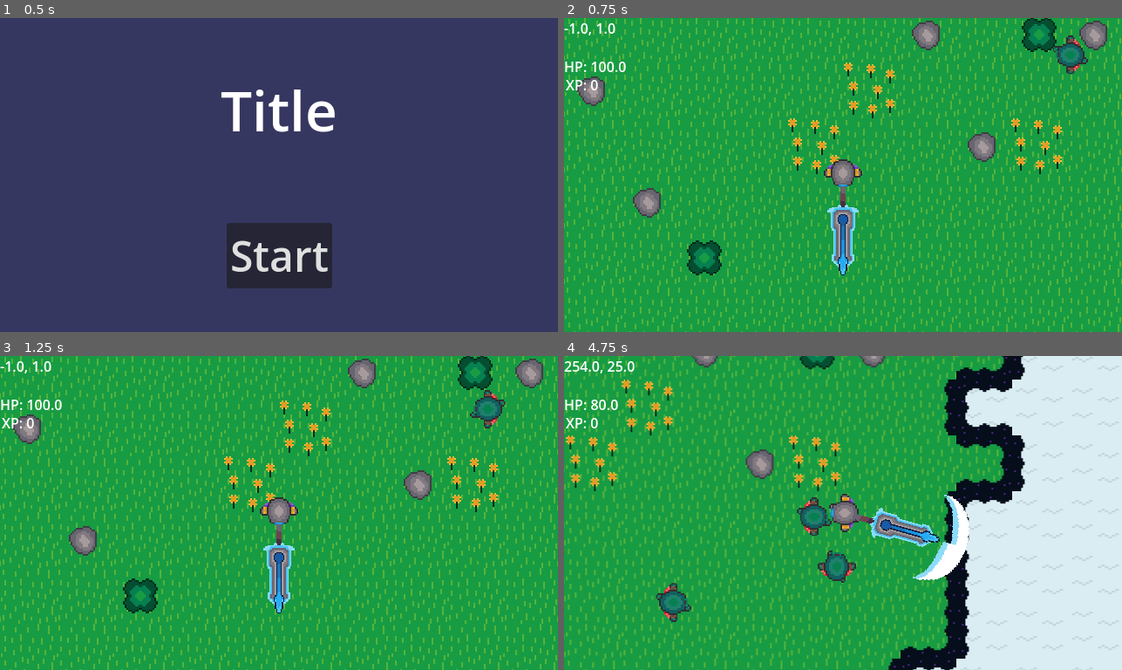
Above: before the commit, frames 1-4 (two rows, left to right).
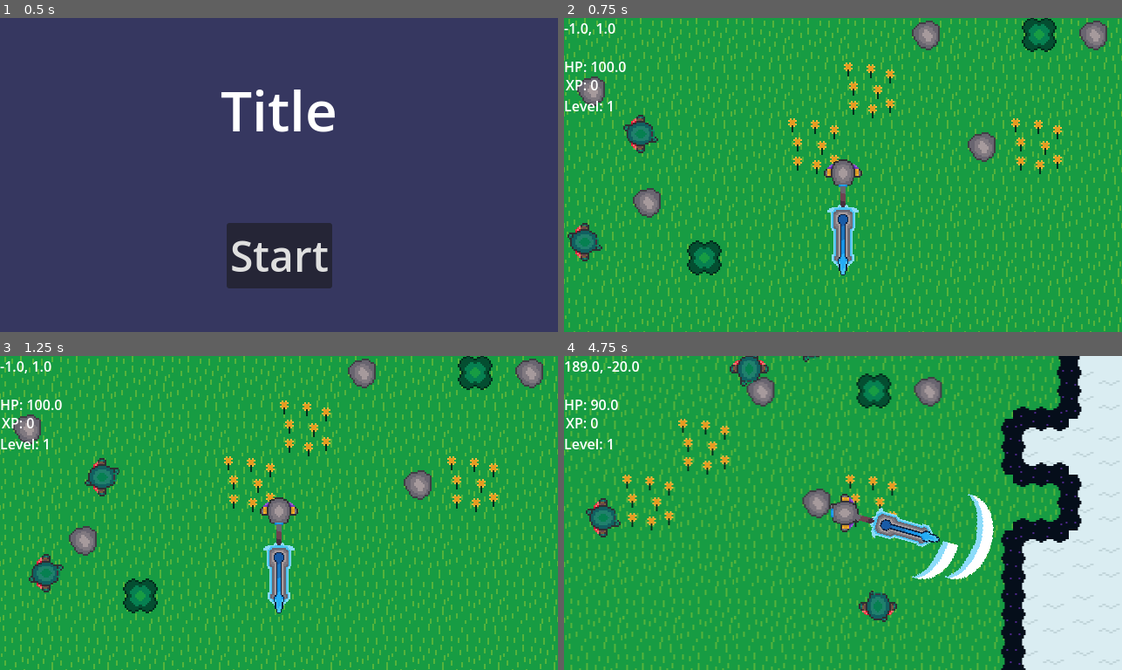
Above: after the commit, the same moments.

Repository: coder1015/real-roguelite
Game: Godot game, scene res://Scenes/main_menu.tscn
Same seed, same stepped clock (60 frames per second), same inputs: the game is played once before the commit and once after it.
Inputs (mouse positions are in pixels of both pictures, inside the frame that each line leads up to):
- Up to frame 1 (0.5 s): no input
- Up to frame 2 (0.75 s): click "Start" at 0.5 s
- Up to frame 3 (1.25 s): no input
- Up to frame 4 (4.75 s): move the mouse to (965, 497) at 1.27 s; press the mouse at (965, 497) at 1.28 s; hold D (move_right) 1.28-2.03 s; move the mouse to (731, 528) at 2.02 s; release the mouse at (731, 528) at 2.03 s; hold S (move_down) 2.03-2.78 s; click (731, 528) at 2.1 s; move the mouse to (898, 443) at 2.77 s; press the mouse at (898, 443) at 2.78 s; hold D (move_right) 2.78-3.53 s; move the mouse to (815, 575) at 3.52 s; release the mouse at (815, 575) at 3.53 s; hold W (move_up) 3.53-4.28 s; click (815, 575) at 3.6 s; move the mouse to (1010, 560) at 4.27 s; press the mouse at (1010, 560) at 4.28 s; hold A (move_left) from 4.28 s (still down)

Frame 1 is identical in both runs. In frame 2, 1.4% of the frame differs, in the area x 0-94%, y 5-78%; in frame 3, 1.4%; in frame 4, 41%, in the area x 0-100%, y 0-100%.

Commit message:
some fixes

Diff:
--- a/real-roguelike-godot-name/Scenes/hud.tscn
+++ b/real-roguelike-godot-name/Scenes/hud.tscn
@@ -22,7 +22,6 @@
 offset_bottom = 88.0
 
 [node name="PlayerLevel" type="Label" parent="." unique_id=598677493]
-visible = false
 offset_top = 89.0
 offset_right = 40.0
 offset_bottom = 112.0
--- a/real-roguelike-godot-name/Scenes/player.tscn
+++ b/real-roguelike-godot-name/Scenes/player.tscn
@@ -4,7 +4,7 @@
 [ext_resource type="Texture2D" uid="uid://cvbbsapode1sk" path="res://Assets/art/Test knight/Test knight walking sprite sheet.png" id="2_onrkg"]
 [ext_resource type="Script" uid="uid://c1446xttna5p6" path="res://Scripts/hurtbox.gd" id="4_vgqql"]
 [ext_resource type="PackedScene" uid="uid://sqyvb2so7wxw" path="res://Scenes/weapon_system.tscn" id="5_fkybt"]
-[ext_resource type="Script" uid="uid://x0p6t86b7j7d" path="res://Scenes/input_handler.gd" id="5_x3wgy"]
+[ext_resource type="Script" uid="uid://x0p6t86b7j7d" path="res://Scripts/input_handler.gd" id="5_x3wgy"]
 
 [sub_resource type="AtlasTexture" id="AtlasTexture_6t5aa"]
 atlas = ExtResource("2_onrkg")
--- a/real-roguelike-godot-name/Scripts/armor_generator.gd
+++ b/real-roguelike-godot-name/Scripts/armor_generator.gd
@@ -33,7 +33,11 @@
 	for i in stat_count:
 		var stat_name = all_stats[i]
 		var range = Globals.STATS[stat_name][rarity]
-		result[stat_name] = randi_range(range[0], range[1])
+
+		if range[0] is float or range[1] is float:
+			result[stat_name] = randf_range(range[0], range[1])
+		else:
+			result[stat_name] = randi_range(range[0], range[1])
 
 	return result
 
--- a/real-roguelike-godot-name/Scripts/armor_manager.gd
+++ b/real-roguelike-godot-name/Scripts/armor_manager.gd
@@ -8,16 +8,17 @@
 
 
 func equip(armor: Dictionary):
+	var player = get_tree().get_first_node_in_group("player")
+	var old_max_hp = player.max_hp
 	# Equips armor in that slot, old armor disappears
 	equipped[armor.type] = armor
 
 	# Tell player to recalculate stats
-	var player = get_tree().get_first_node_in_group("player")
 	if player:
-		player.recalculate_stats()
+		player.recalculate_stats(old_max_hp)
 
 
-func get_stat_total(stat_name: String) -> int:
+func get_stat_total(stat_name: String) -> float:
 	# Adds up a given stat across all three equipped pieces
 	var total = 0
 	for slot in equipped:
--- a/real-roguelike-godot-name/Scripts/armor_menu.gd
+++ b/real-roguelike-godot-name/Scripts/armor_menu.gd
@@ -54,7 +54,10 @@
 
 	for stat in armor.stats:
 		var label = Label.new()
-		label.text = stat + ": " + str(armor.stats[stat])
+		if armor.stats[stat] is float:
+			label.text = stat + ": " + str(snappedf(armor.stats[stat], 0.01))
+		else:
+			label.text = stat + ": " + str(armor.stats[stat])
 		stats_container.add_child(label)
 
 
--- a/real-roguelike-godot-name/Scripts/equip_popup.gd
+++ b/real-roguelike-godot-name/Scripts/equip_popup.gd
@@ -27,7 +27,10 @@
 	var stats_container = $PanelContainer/VBoxContainer/HBoxContainer/NewArmorPanel/NewArmorStats
 	for stat in new_armor.stats:
 		var label = Label.new()
-		label.text = stat + ": " + str(new_armor.stats[stat])
+		if new_armor.stats[stat] is float:
+			label.text = stat + ": " + str(snappedf(new_armor.stats[stat], 0.01))
+		else:
+			label.text = stat + ": " + str(new_armor.stats[stat])
 		stats_container.add_child(label)
 
 
@@ -47,7 +50,10 @@
 
 	for stat in current.stats:
 		var label = Label.new()
-		label.text = stat + ": " + str(current.stats[stat])
+		if current.stats[stat] is float:
+			label.text = stat + ": " + str(snappedf(current.stats[stat], 0.01))
+		else:
+			label.text = stat + ": " + str(current.stats[stat])
 		stats_container.add_child(label)
 
 
@@ -59,6 +65,8 @@
 
 
 func _on_close_pressed():
+	if drop_ref:
+		drop_ref.queue_free()
 	close()
 
 
--- a/real-roguelike-godot-name/Scripts/globals.gd
+++ b/real-roguelike-godot-name/Scripts/globals.gd
@@ -42,17 +42,17 @@
 
 const ARMOR_TYPES = ["Head", "Chest", "Legs"]
 
-# 9 placeholder stats with ranges per rarity [min, max]
+# 9  stats with ranges per rarity [min, max]
 const STATS = {
-	"max_hp": { Rarity.COMMON: [1, 5],   Rarity.RARE: [4, 10],  Rarity.EPIC: [8, 20]  },
-	"defense": { Rarity.COMMON: [1, 5],   Rarity.RARE: [4, 10],  Rarity.EPIC: [8, 20]  },
-	"speed": { Rarity.COMMON: [1, 5],   Rarity.RARE: [4, 10],  Rarity.EPIC: [8, 20]  },
-	"attack": { Rarity.COMMON: [1, 5],   Rarity.RARE: [4, 10],  Rarity.EPIC: [8, 20]  },
-	"crit_rate": { Rarity.COMMON: [1, 5],   Rarity.RARE: [4, 10],  Rarity.EPIC: [8, 20]  },
-	"auto_damage": { Rarity.COMMON: [1, 5],   Rarity.RARE: [4, 10],  Rarity.EPIC: [8, 20]  },
-	"auto_speed": { Rarity.COMMON: [1, 5],   Rarity.RARE: [4, 10],  Rarity.EPIC: [8, 20]  },
-	"proj_speed": { Rarity.COMMON: [1, 5],   Rarity.RARE: [4, 10],  Rarity.EPIC: [8, 20]  },
-	"pierce": { Rarity.COMMON: [1, 5],   Rarity.RARE: [4, 10],  Rarity.EPIC: [8, 20]  },
+	"max_hp": { Rarity.COMMON: [5, 20],   Rarity.RARE: [18, 32],  Rarity.EPIC: [30, 50]  },
+	"defense": { Rarity.COMMON: [5, 20],   Rarity.RARE: [18, 32],  Rarity.EPIC: [30, 50]  },
+	"speed": { Rarity.COMMON: [10, 35],   Rarity.RARE: [30, 60],  Rarity.EPIC: [55, 80]  },
+	"attack": { Rarity.COMMON: [1, 5],   Rarity.RARE: [4, 10],  Rarity.EPIC: [8, 15]  },
+	"crit_rate": { Rarity.COMMON: [0.01, 0.06],   Rarity.RARE: [0.05, 0.1],  Rarity.EPIC: [0.09, 0.15]  },
+	"auto_damage": { Rarity.COMMON: [0.1, 0.4],   Rarity.RARE: [0.3, 0.7],  Rarity.EPIC: [0.6, 1.0]  },
+	"auto_speed": { Rarity.COMMON: [0.1, 1.2],   Rarity.RARE: [1.0, 2.0],  Rarity.EPIC: [1.9, 3.5]  },
+	"proj_speed": { Rarity.COMMON: [50, 125],   Rarity.RARE: [120, 200],  Rarity.EPIC: [190, 300]  },
+	"pierce": { Rarity.COMMON: [1, 2],   Rarity.RARE: [3, 4],  Rarity.EPIC: [5, 6]  },
 }
 
 
--- a/real-roguelike-godot-name/Scripts/player.gd
+++ b/real-roguelike-godot-name/Scripts/player.gd
@@ -141,7 +141,7 @@
 		get_parent().get_node("HUD").update_xp(xp)
 
 
-func recalculate_stats():
+func recalculate_stats(old_max_hp):
 	max_hp = BASE_MAX_HP + ArmorManager.get_stat_total("max_hp")
 	defense = BASE_DEFENSE + ArmorManager.get_stat_total("defense")
 	speed = BASE_SPEED + ArmorManager.get_stat_total("speed")
@@ -152,7 +152,9 @@
 	proj_speed = BASE_PROJ_SPEED + ArmorManager.get_stat_total("proj_speed")
 	pierce = BASE_PIERCE + ArmorManager.get_stat_total("pierce")
 
-	hp = min(hp, max_hp)
+	hp = min(hp + (max_hp - old_max_hp), max_hp)
+	print("Auto damage: " + str(auto_damage))
+	get_parent().get_node("HUD").update_hp(hp)
 
 
 func _animate():
--- a/real-roguelike-godot-name/Scripts/world_generator.gd
+++ b/real-roguelike-godot-name/Scripts/world_generator.gd
@@ -12,9 +12,9 @@
 var moisture_noise = FastNoiseLite.new()
 
 # Mob Spwaning
-const CLUSTER_COUNT = 40       # how many clusters across the whole map
+const CLUSTER_COUNT = 160       # how many clusters across the whole map
 const CLUSTER_RADIUS = 3       # how many tiles wide each cluster is
-const MIN_SPAWN_DIST = 10      # minimum tiles away from world center (0,0) to spawn
+const MIN_SPAWN_DIST = 5      # minimum tiles away from world center (0,0) to spawn
 
 # Ground Tiles
 const TILE_GRASS = Vector2i(0, 0)
@@ -287,8 +287,8 @@
 
 			var enemy = enemy_scene.instantiate()
 			enemy.position = Vector2(
-				(spawn_coord.x - Globals.WORLD_WIDTH / 2) * Globals.TILE_SIZE + Globals.TILE_SIZE / 2,
-				(spawn_coord.y - Globals.WORLD_HEIGHT / 2) * Globals.TILE_SIZE + Globals.TILE_SIZE / 2
+				(spawn_coord.x - Globals.WORLD_WIDTH / 2) * Globals.TILE_SIZE * 2 + Globals.TILE_SIZE / 2,
+				(spawn_coord.y - Globals.WORLD_HEIGHT / 2) * Globals.TILE_SIZE * 2 + Globals.TILE_SIZE / 2
 			)
 			get_parent().add_child.call_deferred(enemy)
 
Renamed: real-roguelike-godot-name/Scenes/input_handler.gd -> real-roguelike-godot-name/Scripts/input_handler.gd
Renamed: real-roguelike-godot-name/Scenes/input_handler.gd.uid -> real-roguelike-godot-name/Scripts/input_handler.gd.uid
